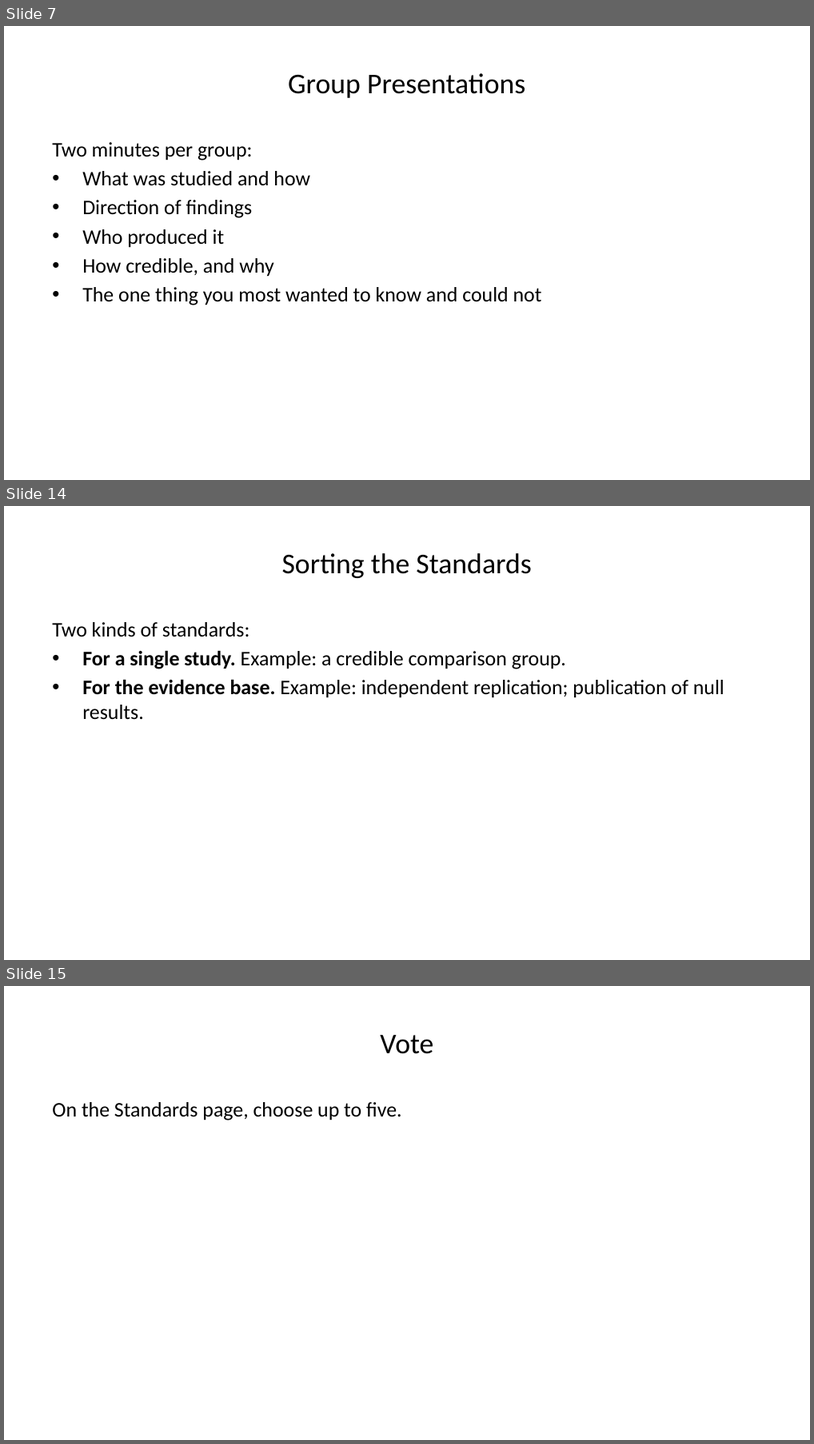
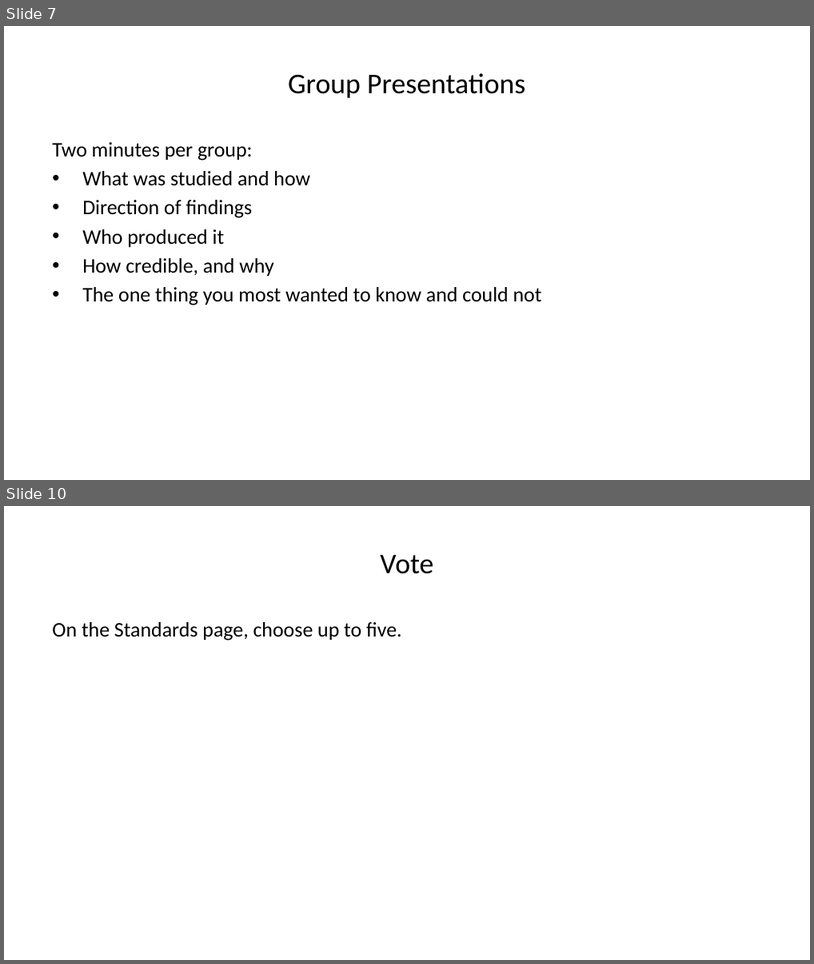
Before and after one commit to steffenerickson/edtech-evidence-lab, a slide deck: slides/output/edtech_slides_v2.pptx. Shown one above the other, each under a label of ours: slides 7, 14 and 15 before the commit, slides 7 and 10 after it; the slides between them are not shown. The pictures are 814x1444 and 814x964 pixels, drawn with LibreOffice and Linux fonts; fonts in the diff are those of the drawing. Boxes give left, top, right and bottom in pixels: in the first picture for what was removed or moved away, otherwise in the second. Text is boxed around its words. In the diff, an @@ line names an element or a change of style, - is before the commit and + after.

```diff
--- a/slides/output/edtech_slides_v2.pptx
+++ b/slides/output/edtech_slides_v2.pptx
@@ slide 14 removed at bbox=[4, 506, 810, 960], background #FFFFFF @@
@@ title removed at bbox=[282, 553, 531, 578] @@
-Sorting the Standards
@@ text removed at bbox=[52, 622, 725, 720] @@
-Two kinds of standards:
-• For a single study. Example: a credible comparison group.
-• For the evidence base. Example: independent replication; publication of null results.
@@ what was slide 15 is now slide 10 @@
```
Also in this commit, not shown: 4 slides changed, 1 slide added, 5 other slides removed, 10 other files.
